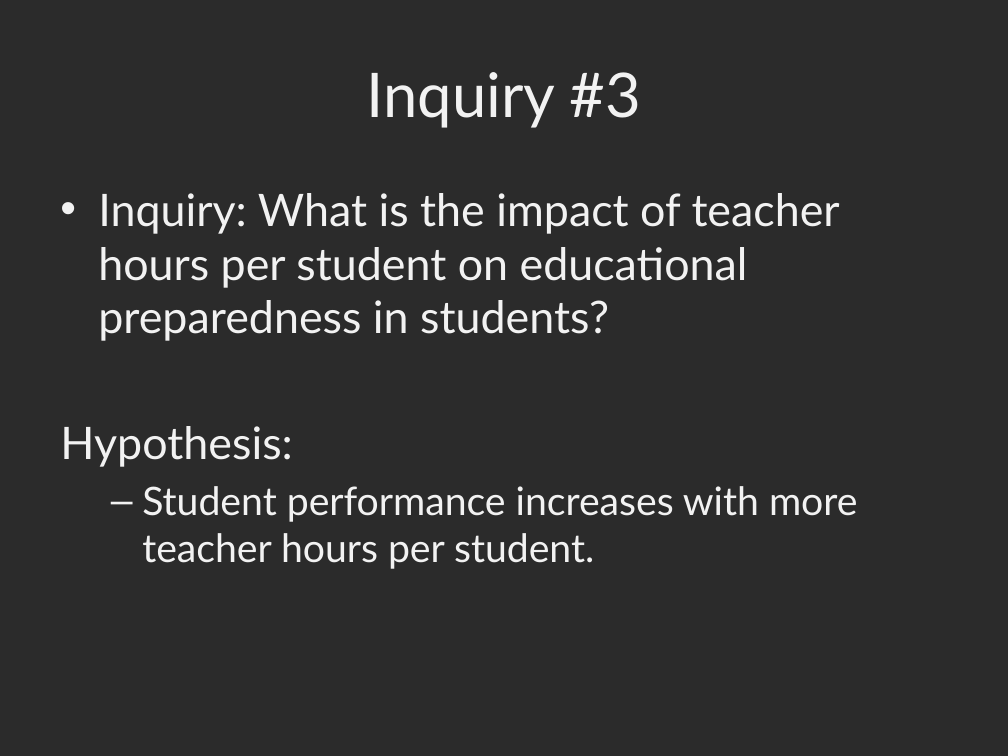
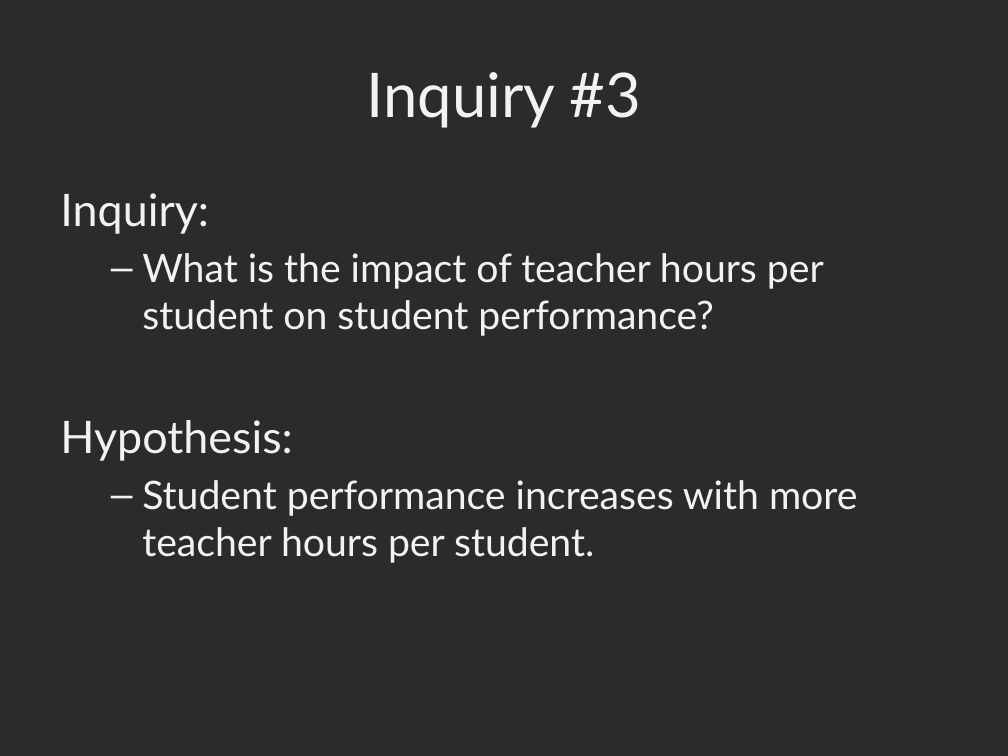
Before and after one commit to jtpdowns/DownsKay-W205-Project, a slide deck: slide 6 of TeacherActivitiesAndStudentPerformance.pptx (slide 5 before the commit). Drawn at 1008x756 pixels with LibreOffice and Linux fonts; fonts in the diff are those of the drawing; background and template pictures are left out; a plain dark background stands for a picture behind light text. Boxes give left, top, right and bottom in pixels: in the first picture for what was removed or moved away, otherwise in the second. Text is boxed around its words. In the diff, an @@ line names an element or a change of style, - is before the commit and + after.

```diff
--- a/TeacherActivitiesAndStudentPerformance.pptx
+++ b/TeacherActivitiesAndStudentPerformance.pptx
@@ text at <box>60,193,824,336</box>: text changed; size 32 to 28 pt @@
-• Inquiry: What is the impact of teacher hours per student on educational preparedness in students?
+Inquiry:
+  – What is the impact of teacher hours per student on student performance?
```
Also in this commit, not shown: 3 other slides changed, 2 slides added.
